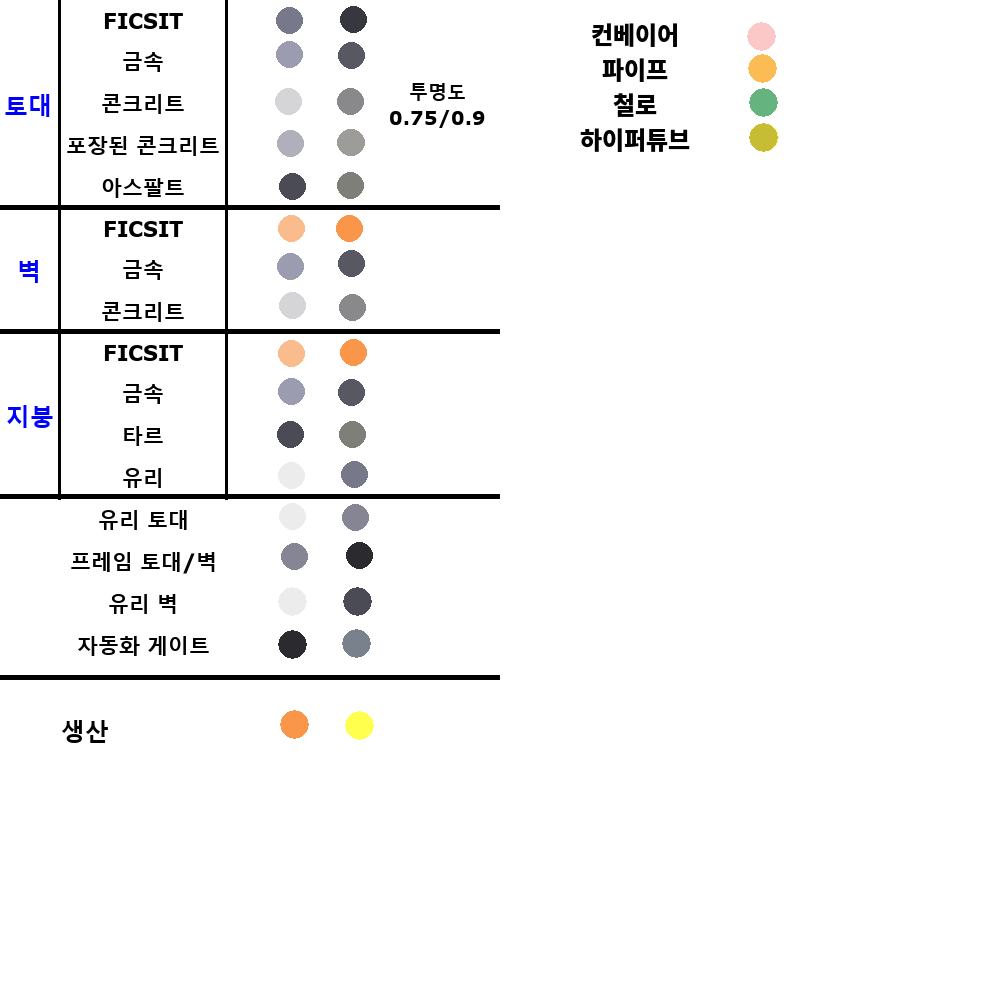
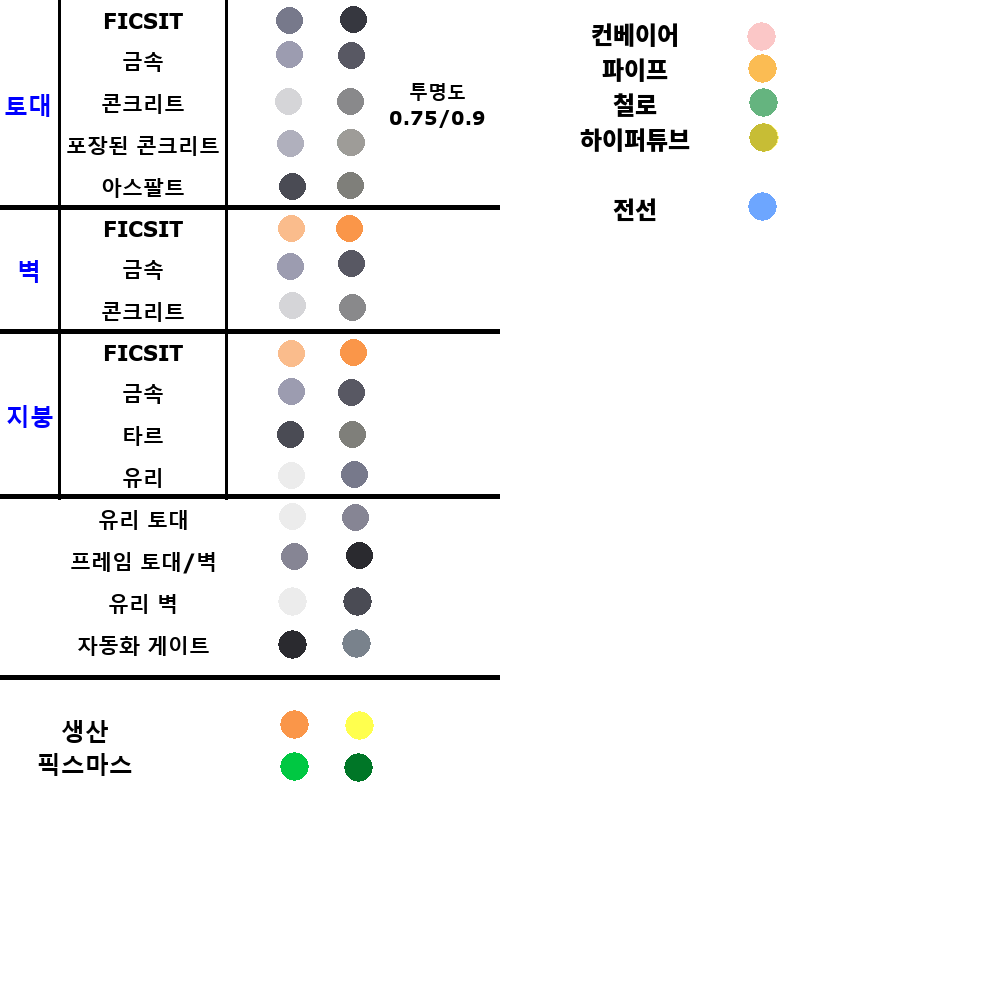
Layered file, before and after one edit (1000px x 1000px). Changes by layer:
painted on "Layer" over [280, 192, 777, 782]
renamed "생산" to "생산 ...", painted on it over [38, 753, 132, 776]
painted on "컨베이어 ..." over [613, 198, 656, 222]
